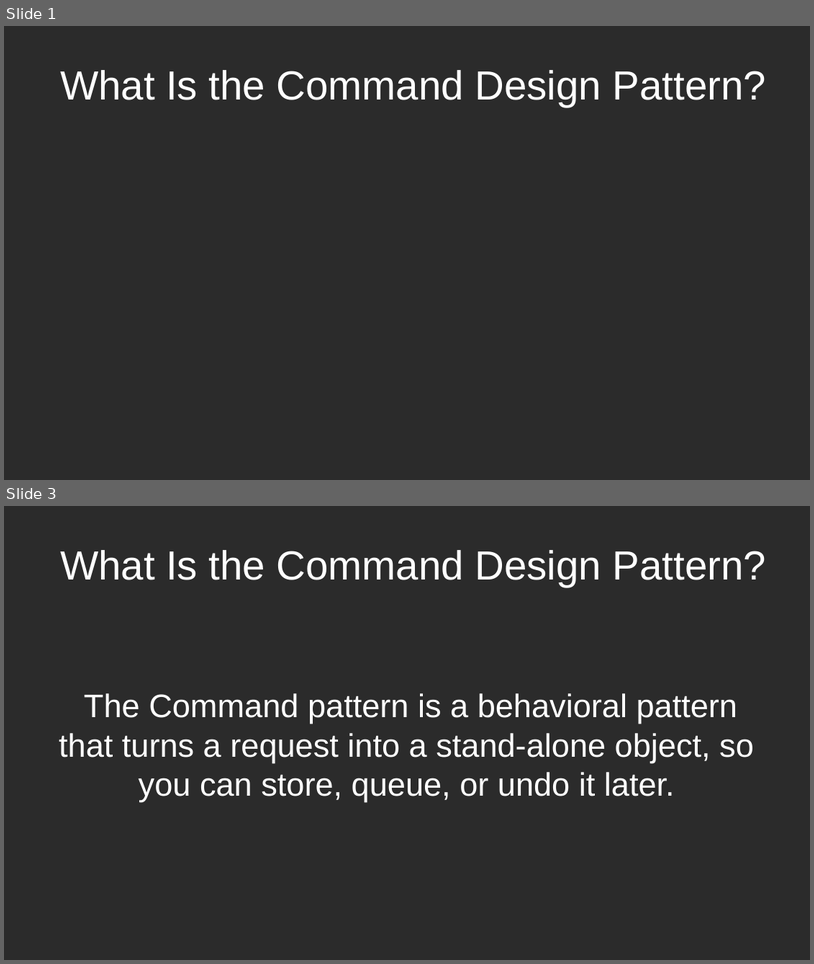
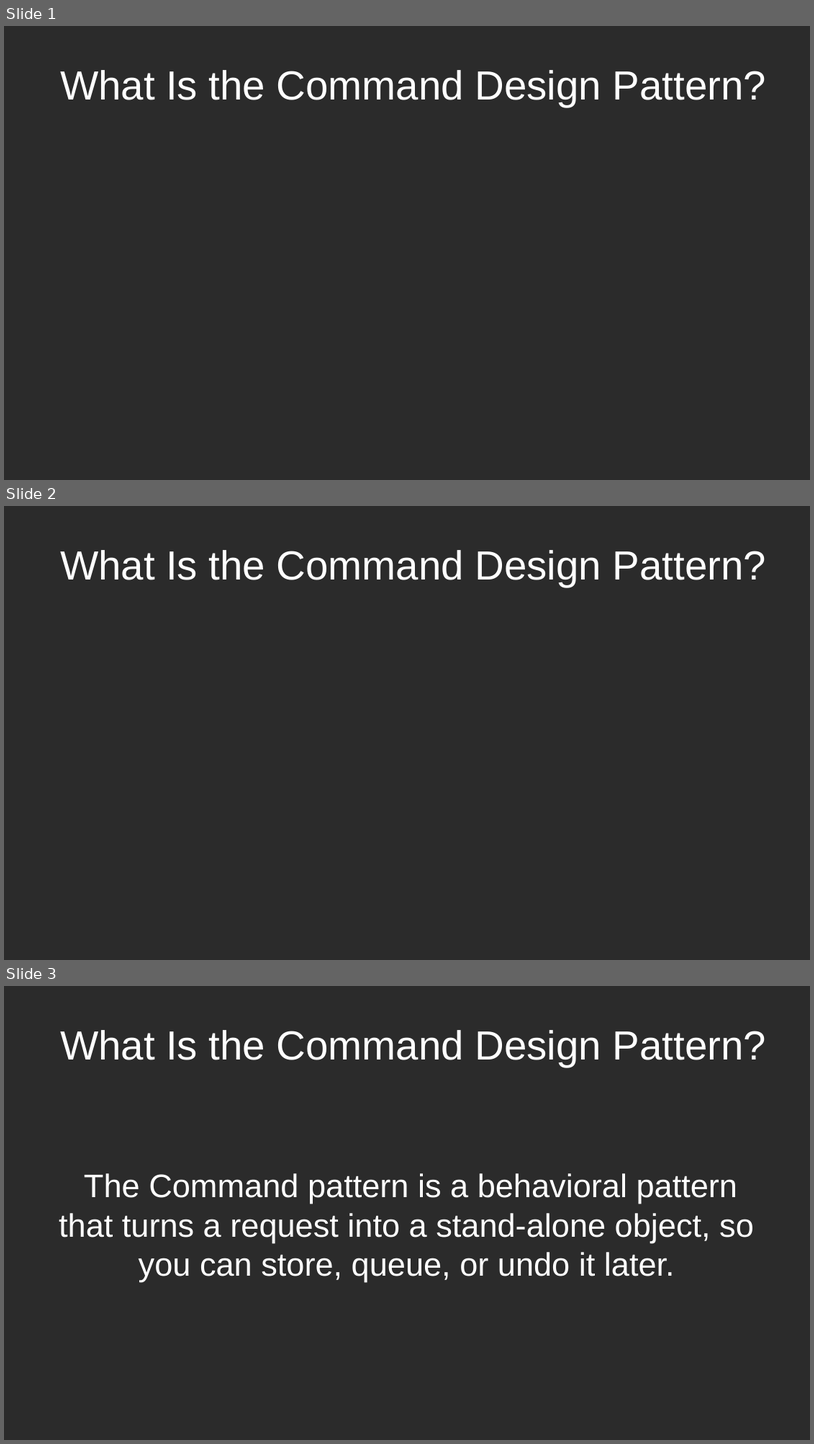
Before and after one commit to RayAndrade/JavaScriptStudy, a slide deck: Behavioral/Command/intro.odp. Shown one above the other, each under a label of ours: slides 1 and 3 before the commit, slides 1, 2 and 3 after it; the slides between them are not shown. The pictures are 814x964 and 814x1444 pixels, drawn with LibreOffice and Linux fonts; fonts in the diff are those of the drawing; background and template pictures are left out; a plain dark background stands for a picture behind light text. Boxes give left, top, right and bottom in pixels: in the first picture for what was removed or moved away, otherwise in the second. Text is boxed around its words. In the diff, an @@ line names an element or a change of style, - is before the commit and + after.

```diff
--- a/Behavioral/Command/intro.odp
+++ b/Behavioral/Command/intro.odp
@@ slide 2 added at (4,506,810,960), background picture (left out) @@
@@ title added at (60,550,766,587), 40 pt, text #FFFFFF @@
+What Is the Command Design Pattern?
```
Also in this commit, not shown: 3 other slides added, 2 other files.
